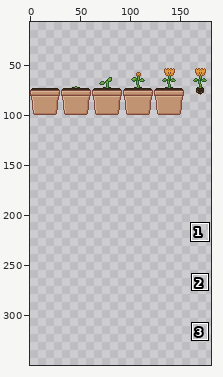
One commit to this sprite sheet: Assets/Animations/Garden/anim_Grow_Planter.png. Above: a wide view before the commit, with the close-up outlined.
Close-up. Before the commit:
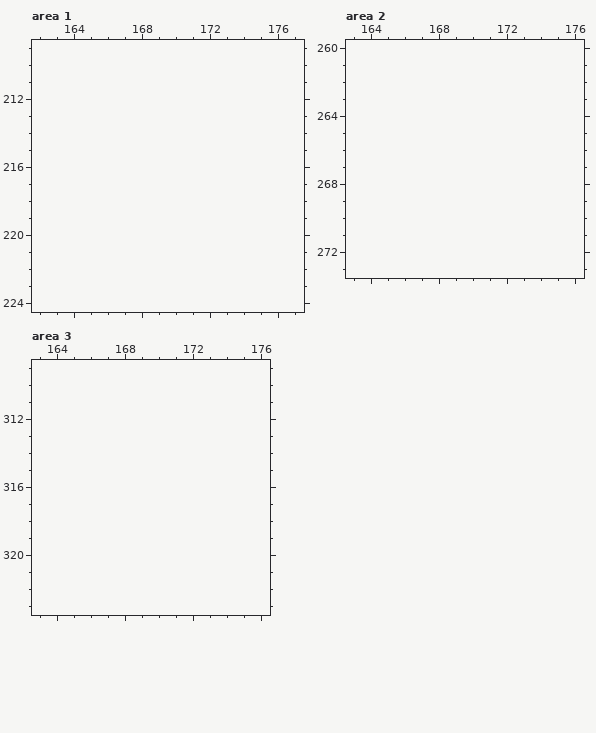
The file is 177x47 pixels. Shown: area 1: x 162..177, y 209..224; area 2: x 163..176, y 260..273; area 3: x 163..176, y 309..323. The old version is drawn lined up with the new one, on the new canvas. The wide view leaves out empty margins. The commit also changed other parts of the picture, which this record leaves out.
Palette (. is transparent): 
Now the later version:
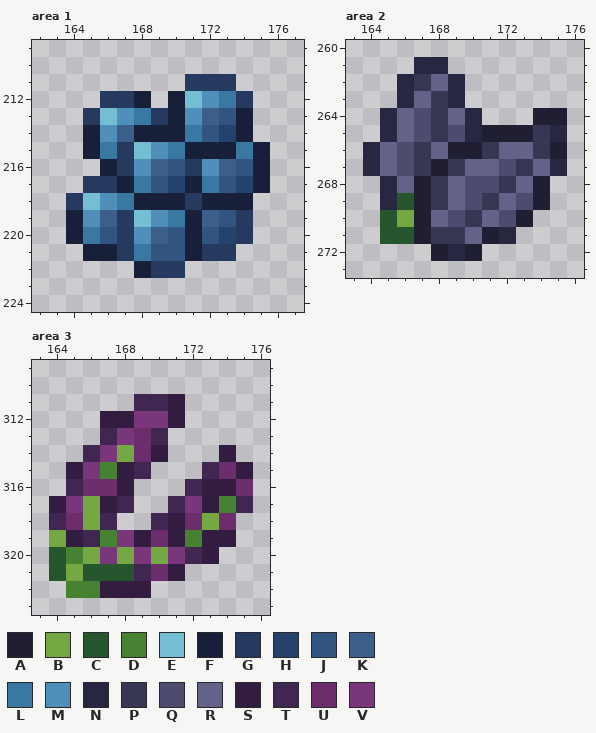
Colours new in this view: A #1f1e32  B #75a743  C #25562e  D #468232  E #73bed3  F #172038  G #253a5e  H #23436c  J #315481  K #3c5e8b  L #3978a2  M #4f8fba  N #282741  P #373653  Q #4d4c6f  R #636288  S #321d41  T #402751  U #6b2d6c  V #7a367b
Changes in this commit:
canvas 177x47 -> 186x350, the old top-left corner now at 0,53
Changed rows in their new state; - is an unchanged pixel.
Area 1:
first column x 164:
211 -------GGG--
212 --GGF-FEMLG-
213 -GEMLGFMKJF-
214 -FMKFFFLJHF-
215 -FLGEMLFFFLF
216 --FGMKJGMKJF
217 -GGFLJHFLJHF
218 GEMLFFFGFFF-
219 FMKGEMLFKJG-
220 FLJGMKJFJHG-
221 -FFGLJJFGG--
222 ----FGG-----
Area 2:
first column x 164:
261 ---NN-------
262 --NPRN------
263 --NRPN------
264 -NRQPRN---AA
265 -NRQPQNAAAPN
266 NRQPRAAPRRPA
267 NRQPAPRRQPRN
268 -NRAPRQQPRA-
269 -NCAPRQPRQA-
270 -CBARQPRQA--
271 -CCAPPRAN---
272 ----ANA-----
Area 3:
first column x 164:
311 -----TTS----
312 ---SSVVS----
313 ---TVUT-----
314 --TVBUS---S-
315 -SVDST---TUS
316 -TUUS---TSSU
317 SVBST--TVSDT
318 TUBT--TSUBU-
319 BSTDVSUSDSS-
320 CDBVBVBVTS--
321 CBCCCTUS----
322 -DDSSS------
